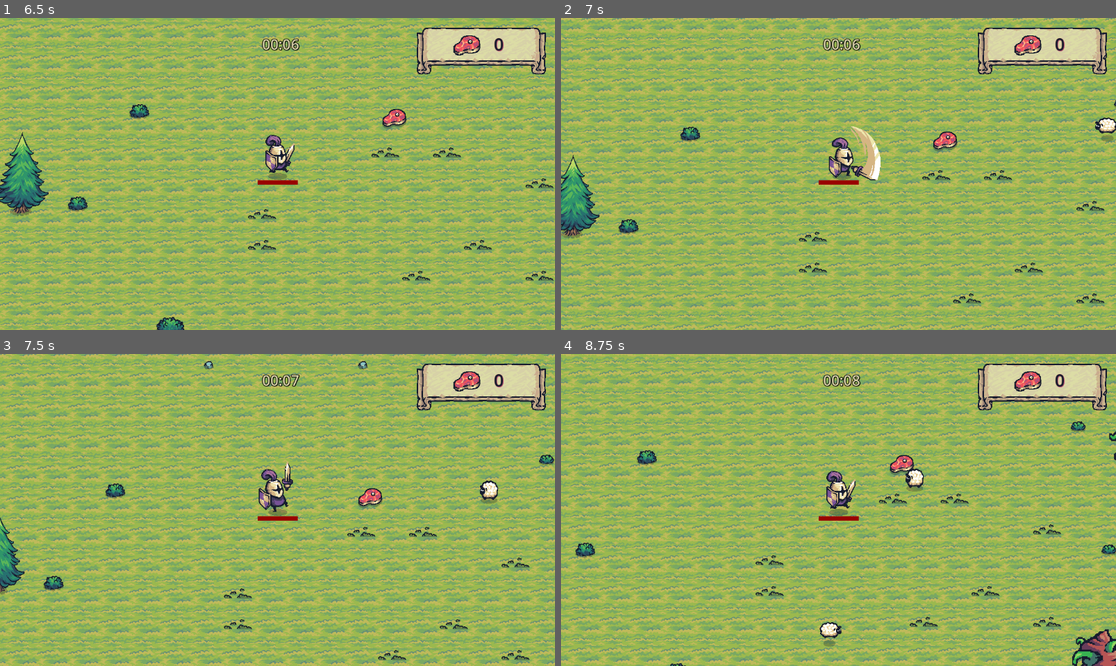
Above: before the commit, frames 1-4 (two rows, left to right).
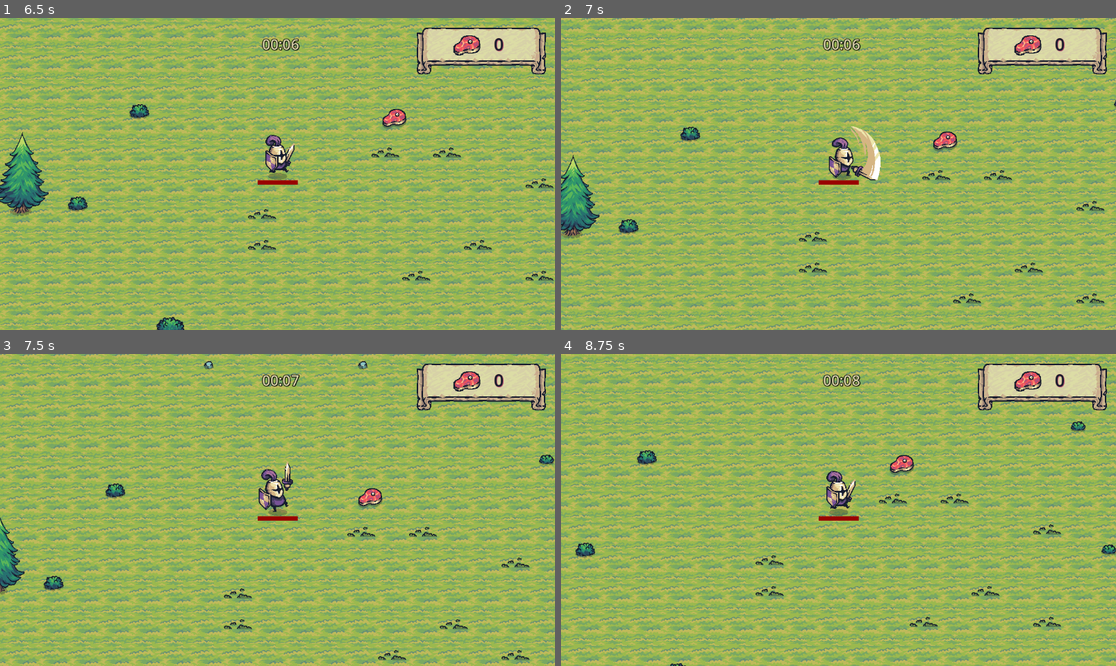
Above: after the commit, the same moments.

Repository: eugeniodomi/Bootcamp-Santander-DIO
Game: Godot game, scene res://main.tscn
The game is run twice, just before and just after one commit, with the same random seed, the same clock (stepped at 60 frames per second) and the same inputs. The project has no main scene, so this scene is started directly.
Inputs (mouse positions are in pixels of both pictures, inside the frame that each line leads up to):
- Up to frame 1 (6.5 s): move the mouse to (399, 158) at 0.52 s; hold D (move_right) 0.53-1.28 s; click (399, 158) at 0.6 s; move the mouse to (166, 189) at 1.27 s; hold S (move_down) 1.28-2.03 s; click (166, 189) at 1.35 s; move the mouse to (333, 105) at 2.02 s; hold D (move_right) 2.03-2.78 s; click (333, 105) at 2.1 s; move the mouse to (249, 236) at 2.77 s; hold W (move_up) 2.78-3.53 s; click (249, 236) at 2.85 s; move the mouse to (444, 220) at 3.52 s; hold A (move_left) 3.53-5.03 s; click (444, 220) at 3.6 s; move the mouse to (111, 127) at 4.27 s; click (111, 127) at 4.35 s; move the mouse to (305, 174) at 5.02 s; hold S (move_down) 5.03-5.78 s; click (305, 174) at 5.1 s; move the mouse to (194, 96) at 5.77 s; hold D (move_right) from 5.78 s (still down); click (194, 96) at 5.85 s
- Up to frame 2 (7 s): move the mouse to (960, 158) at 6.52 s; release D (move_right) at 6.53 s; hold W (move_up) from 6.53 s (still down); click (960, 158) at 6.6 s
- Up to frame 3 (7.5 s): move the mouse to (166, 525) at 7.27 s; release W (move_up) at 7.28 s; hold D (move_right) from 7.28 s (still down); click (166, 525) at 7.35 s
- Up to frame 4 (8.75 s): move the mouse to (894, 441) at 8.02 s; release D (move_right) at 8.03 s; hold S (move_down) from 8.03 s (still down); click (894, 441) at 8.1 s

Frame 1 is identical in both runs. In frame 2, 0.2% of the frame differs, in the area x 96-100%, y 31-40%; in frame 3, 0.2%; in frame 4, 1.2%, in the area x 46-100%, y 24-100%.

Commit message:
ft: difficulty
Atualizado o difficultyy system, com evolucao gradual da dificuldade por tempo de tela na gameplay.

Diff:
--- a/main.tscn
+++ b/main.tscn
@@ -210,6 +210,9 @@
 [node name="DifficultySystem" type="Node" parent="." node_paths=PackedStringArray("mob_spawner")]
 script = ExtResource("16_oxij1")
 mob_spawner = NodePath("../MobSpawner")
+initial_spawn_rate = 30.0
+spawn_rate_per_minute = 60.0
+break_intensity = 0.33
 
 [node name="MobSpawner" parent="." instance=ExtResource("2_04cbx")]
 position = Vector2(570, 328)
--- a/systems/MobSpawner.gd
+++ b/systems/MobSpawner.gd
@@ -2,7 +2,7 @@
 extends Node2D
 
 @export var creatures: Array[PackedScene]
-@export var mobs_per_minute: float = 60.0
+var mobs_per_minute: float = 60.0
 
 @onready var path_follow_2d: PathFollow2D = %PathFollow2D
 var cooldown: float = 0.0
--- a/systems/difficulty_system.gd
+++ b/systems/difficulty_system.gd
@@ -1,9 +1,10 @@
 extends Node
 
 @export var mob_spawner: MobSpawner
-@export var spawn_rate_per_minute: float = 30
-@export var wave_duration: float = 20
-
+@export var initial_spawn_rate: float = 60.0
+@export var spawn_rate_per_minute: float = 30.0
+@export var wave_duration: float = 20.0
+@export var break_intensity: float = 0.5
 
 var time: float = 0.0
 
@@ -11,4 +12,15 @@
 func _process(delta: float) -> void:
 	time += delta
 
-	mob_spawner.mobs_per_minute
+	#Dificuldade linear (linha verde)
+	var spawn_rate = initial_spawn_rate + spawn_rate_per_minute * (time / 60.0)
+
+	#Sitema de ondas (linhda rosa)
+	var sin_wave = sin((time * TAU) / wave_duration) #Tau= 2 PI
+	var wave_factor = remap(sin_wave, -1.0, 1.0, break_intensity, 1)
+	spawn_rate += wave_factor
+
+	# Aplica a dificuldade
+	mob_spawner.mobs_per_minute = spawn_rate
+
+#	print("Time: %.2f, Wave: %.2f" % [time, wave])
